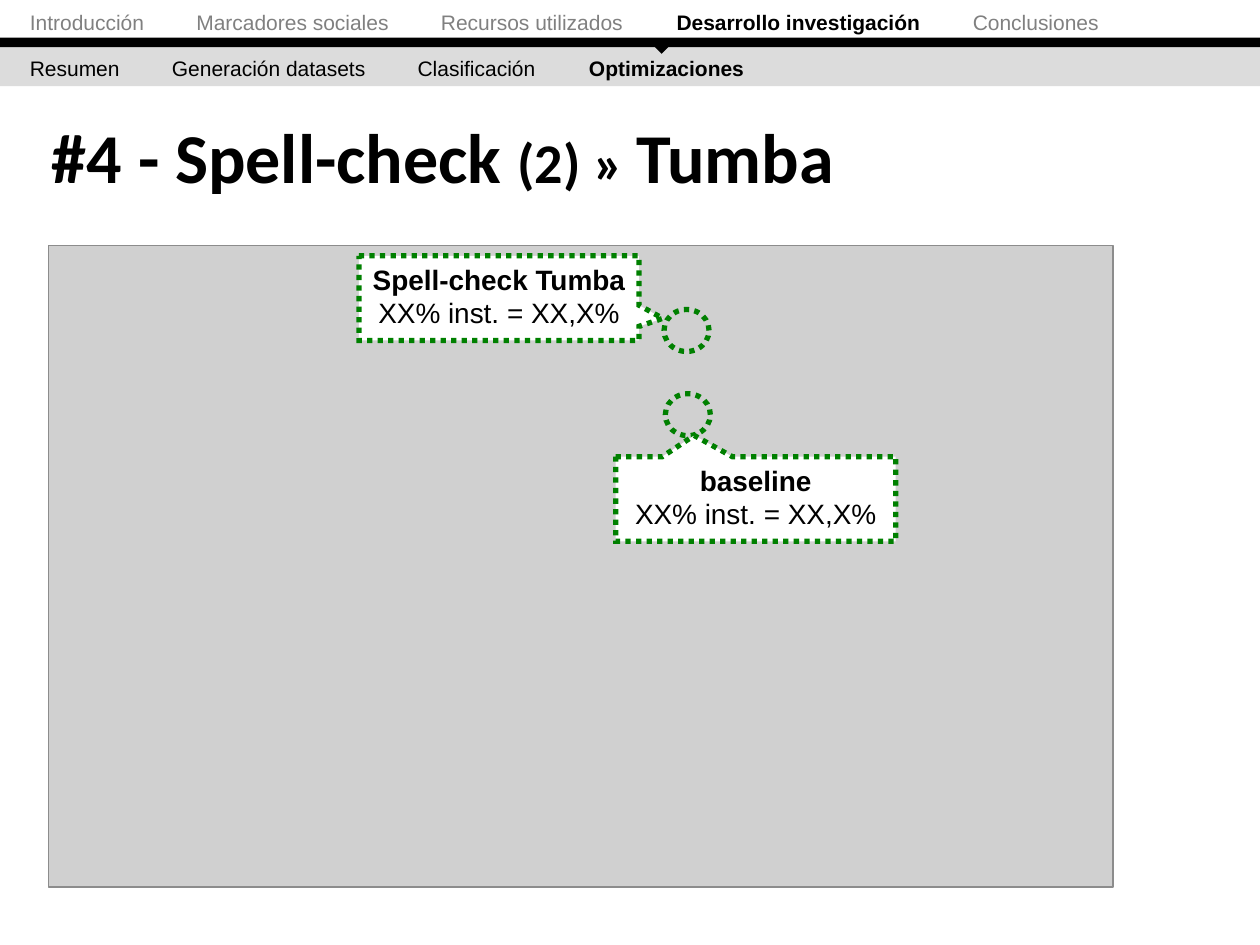
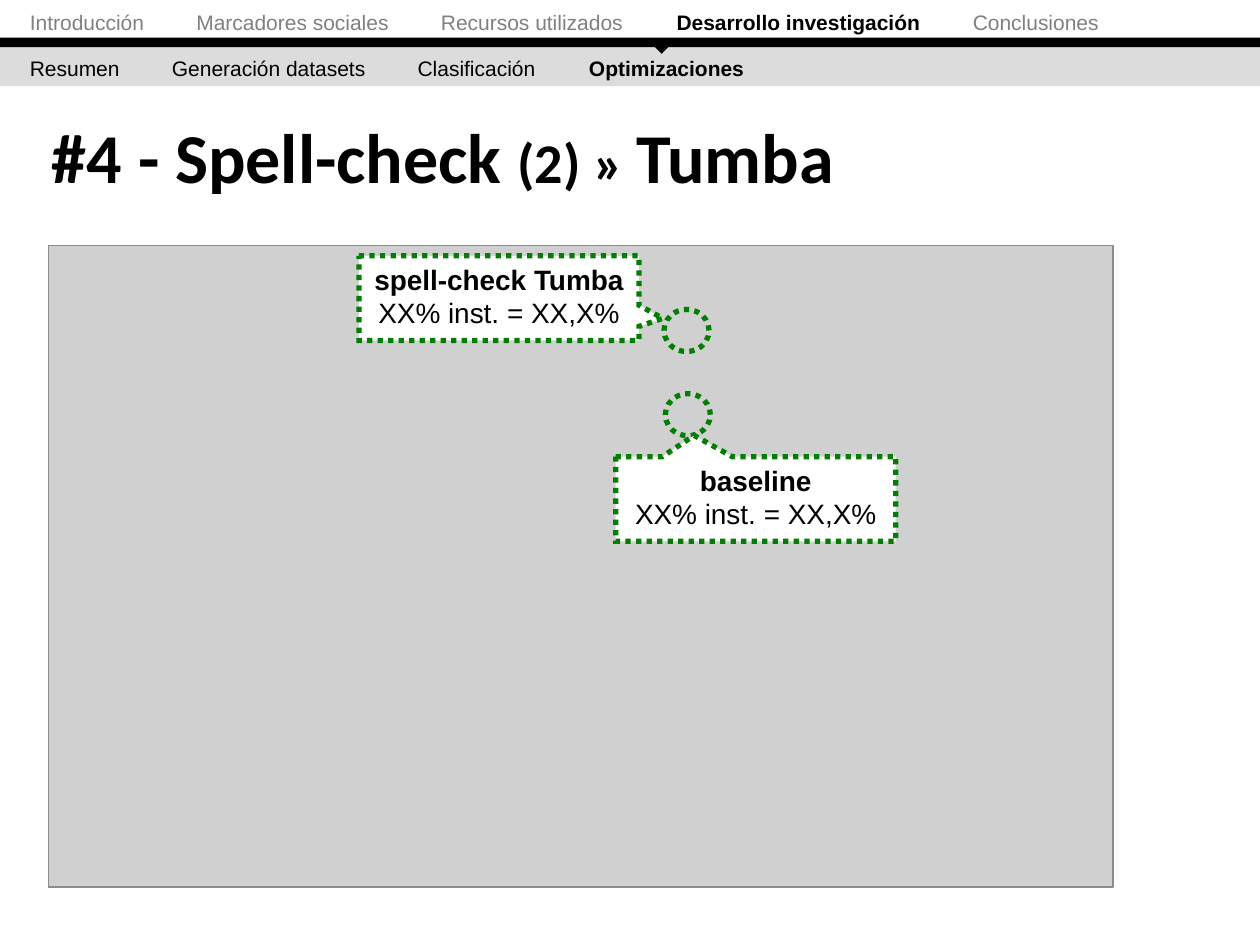
Before and after one commit to ak907kenai/nicotournetesis, a slide deck: slide 62 of docs_trunk/Presentación/Nicolás Tourné - Presentación Tesis (v2.2).ppt. Drawn at 1260x945 pixels with LibreOffice and Linux fonts; fonts in the diff are those of the drawing; grey boxes stand for pictures. Boxes give left, top, right and bottom in pixels: in the first picture for what was removed or moved away, otherwise in the second. Text is boxed around its words. In the diff, an @@ line names an element or a change of style, - is before the commit and + after.

```diff
--- a/docs_trunk/Presentación/Nicolás Tourné - Presentación Tesis (v2.2).ppt
+++ b/docs_trunk/Presentación/Nicolás Tourné - Presentación Tesis (v2.2).ppt
@@ text in speech box at <box>374,269,623,327</box>: text changed @@
-Spell-check Tumba
-XX% inst. = XX,X%
+spell-check Tumba
+XX% inst. = XX,X%
```
Also in this commit, not shown: 6 other slides changed.
